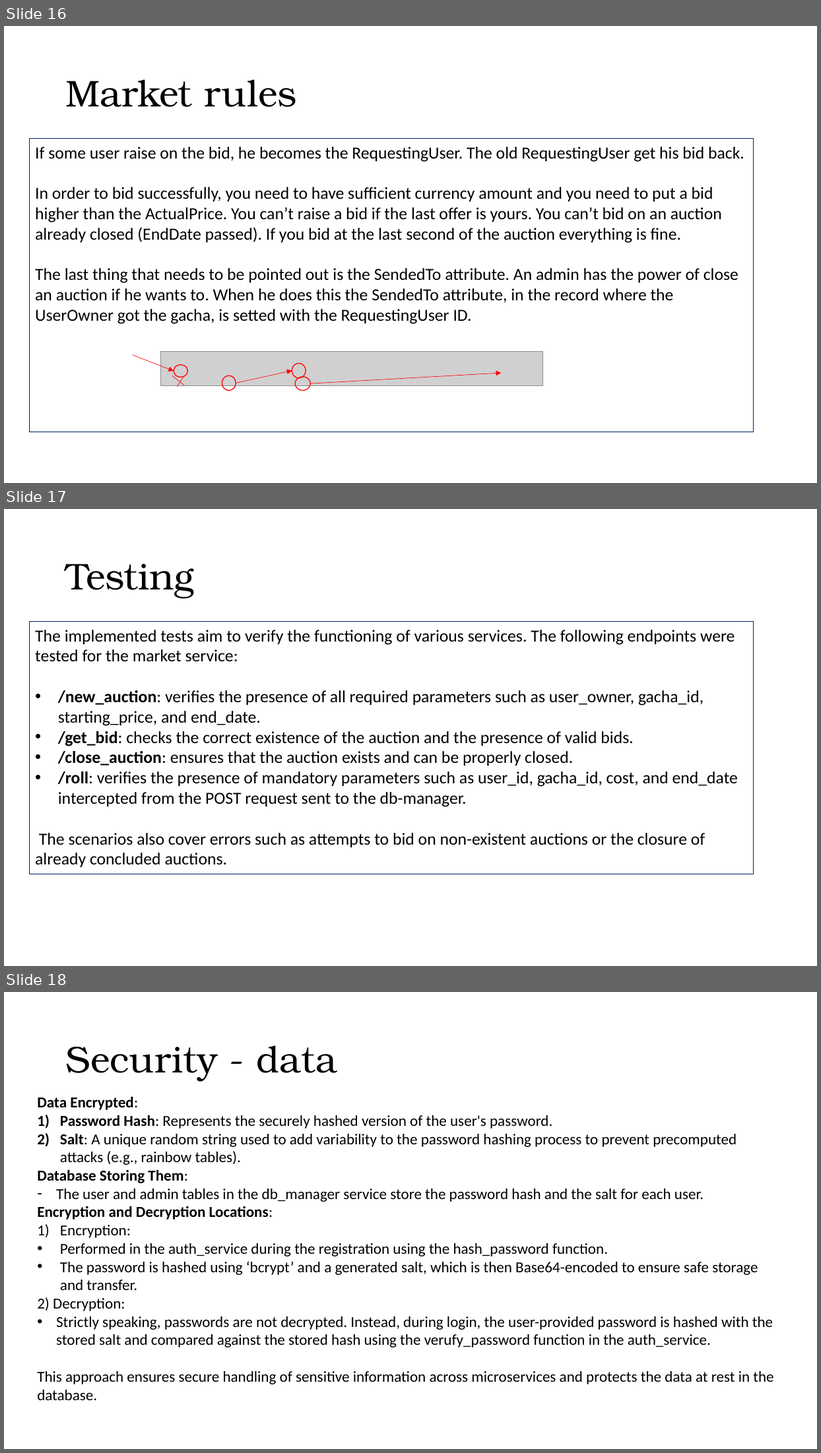
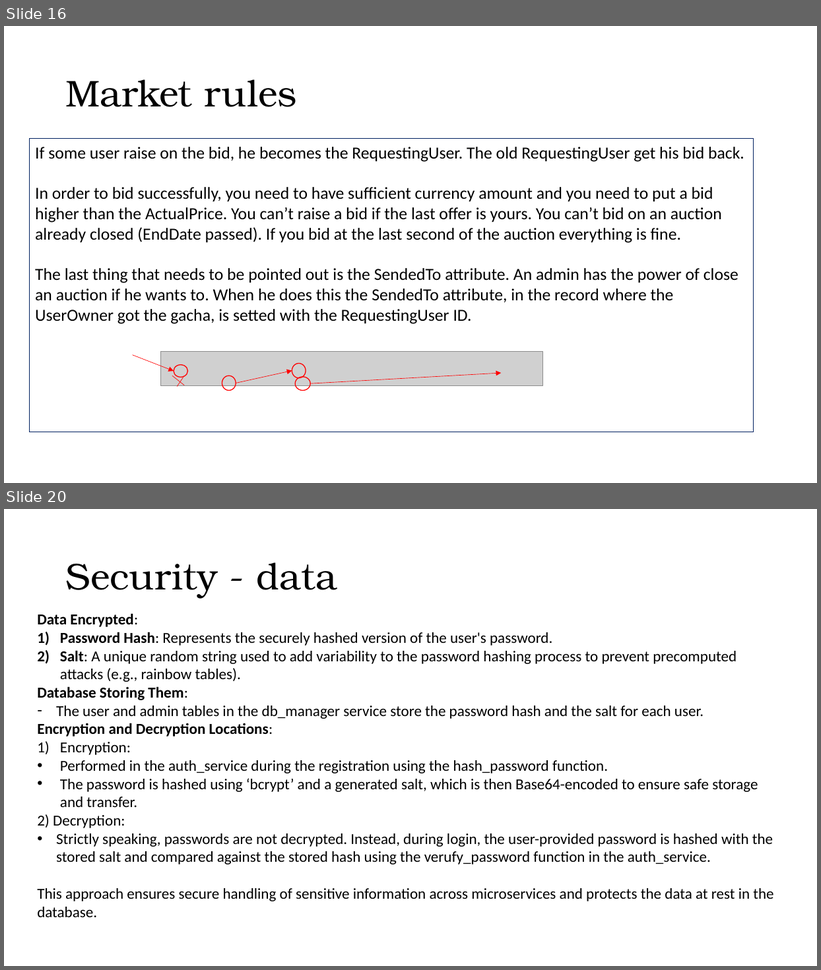
Before and after one commit to ardiz99/TBAse, a slide deck: doc/Gacha Collection.pptx. Shown one above the other, each under a label of ours: slides 16, 17 and 18 before the commit, slides 16 and 20 after it; the slides between them are not shown. The pictures are 821x1453 and 821x970 pixels, drawn with LibreOffice and Linux fonts; fonts in the diff are those of the drawing; grey boxes stand for pictures. Boxes give left, top, right and bottom in pixels: in the first picture for what was removed or moved away, otherwise in the second. Text is boxed around its words. In the diff, an @@ line names an element or a change of style, - is before the commit and + after.

```diff
--- a/doc/Gacha Collection.pptx
+++ b/doc/Gacha Collection.pptx
@@ slide 17 removed at bbox=[4, 509, 817, 966], background #FFFFFF @@
@@ title removed at bbox=[66, 564, 194, 598] @@
-Testing
@@ rectangle removed at bbox=[29, 622, 754, 875] @@
-The implemented tests aim to verify the functioning of various services. The following endpoints were tested for the market service:
-• /new_auction: verifies the presence of all required parameters such as user_owner, gacha_id, starting_price, and end_date.
-• /get_bid: checks the correct existence of the auction and the presence of valid bids.
-• /close_auction: ensures that the auction exists and can be properly closed.
-• /roll: verifies the presence of mandatory parameters such as user_id, gacha_id, cost, and end_date intercepted from the POST request sent to the db-manager.
-The scenarios also cover errors such as attempts to bid on non-existent auctions or the closure of already concluded auctions.
@@ what was slide 18 is now slide 20 @@
```
Also in this commit, not shown: 3 slides added, 1 other file.
